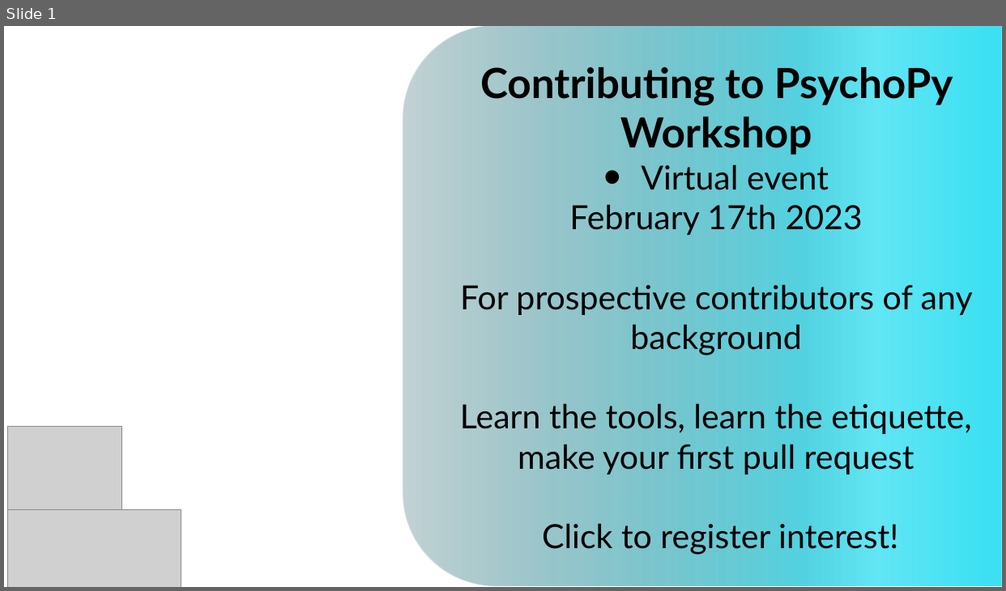
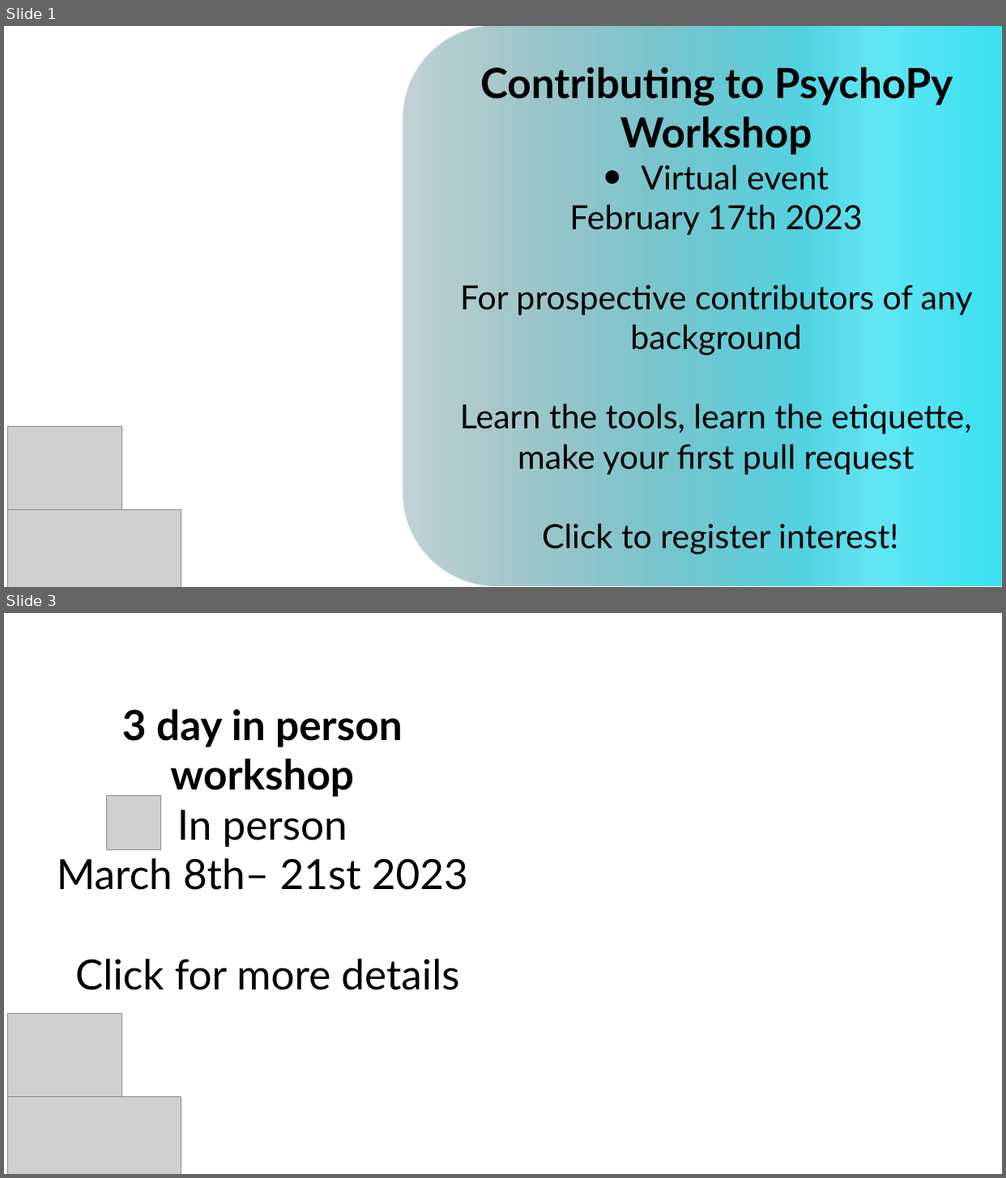
Before and after one commit to psychopy/workshops, a slide deck: source/_images/contributorWorkshopFeb23Announcement.pptx. Shown one above the other, each under a label of ours: slide 1 before the commit, slides 1 and 3 after it; the slides between them are not shown. The pictures are 1006x591 and 1006x1178 pixels, drawn with LibreOffice and Linux fonts; fonts in the diff are those of the drawing; grey boxes stand for pictures; background and template pictures are left out. Boxes give left, top, right and bottom in pixels: in the first picture for what was removed or moved away, otherwise in the second. Text is boxed around its words. In the diff, an @@ line names an element or a change of style, - is before the commit and + after.

Commit message:
update image for in person workshop

```diff
--- a/source/_images/contributorWorkshopFeb23Announcement.pptx
+++ b/source/_images/contributorWorkshopFeb23Announcement.pptx
@@ slide 3 added at bbox=[4, 613, 1002, 1174], background picture (left out) @@
@@ rounded rectangle added at bbox=[4, 613, 544, 1174], fill #FFFFFF at 70% opacity, outline #FFFFFF 1 pt @@
@@ text added at bbox=[57, 709, 468, 990], 40 pt, text #000000 @@
+3 day in person workshop
+In person
+March 8th– 21st 2023
+Click for more details
@@ picture added at bbox=[107, 796, 160, 850] @@
@@ picture added at bbox=[8, 1013, 122, 1097] @@
@@ picture added at bbox=[8, 1097, 181, 1174] @@
```
Also in this commit, not shown: 1 other slide added, 2 other files.
